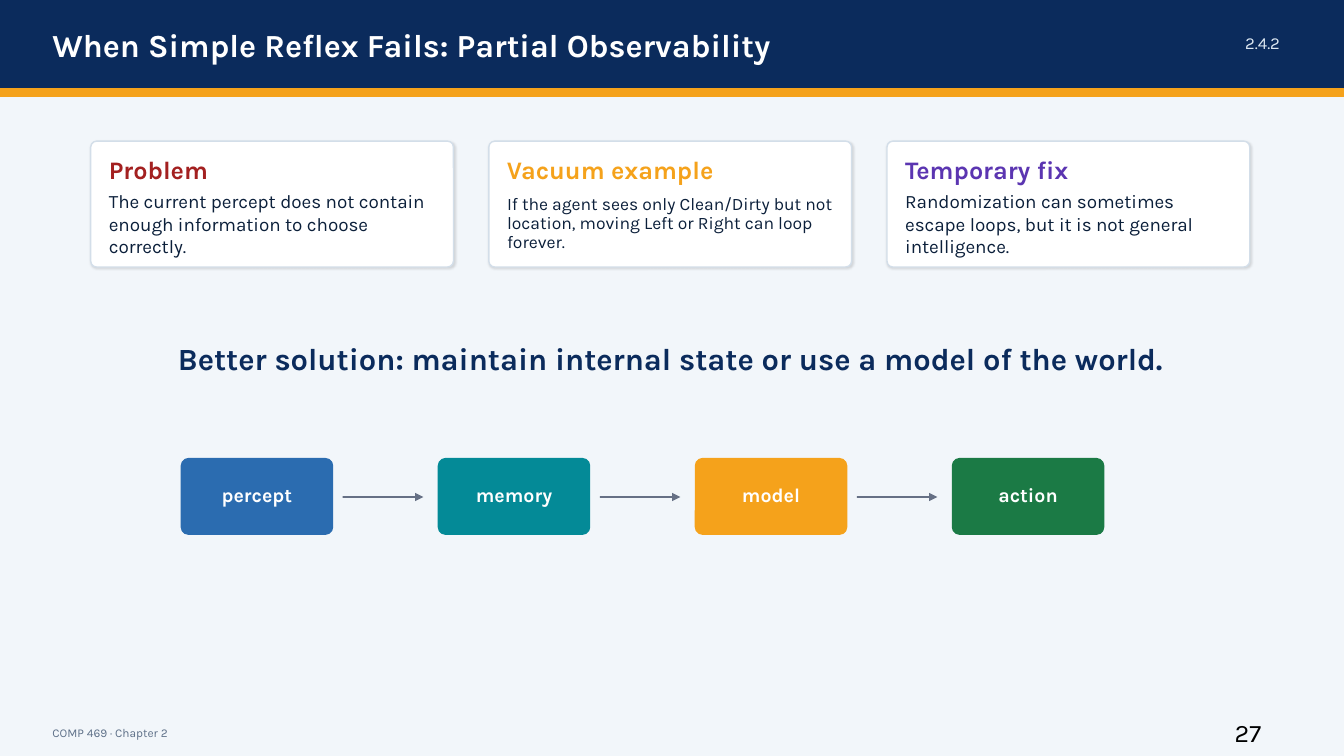
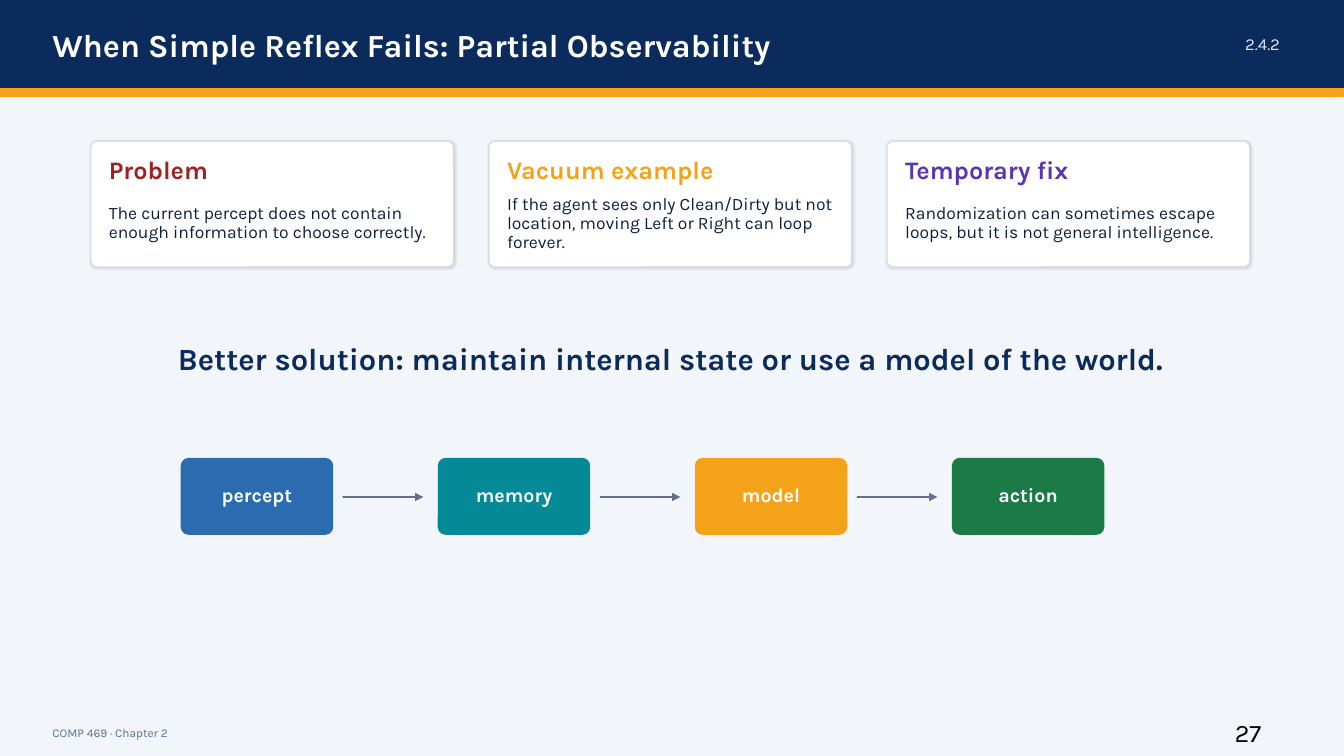
Before and after one commit to DrNatas/Comp_469, a slide deck: slide 31 of Fall 2026/L02 - Intelligent Agents/Chapter 2 - Intelligent Agents.pptx (slide 33 before the commit). Drawn at 1344x756 pixels with LibreOffice and Linux fonts; fonts in the diff are those of the drawing. Boxes give left, top, right and bottom in pixels: in the first picture for what was removed or moved away, otherwise in the second. Text is boxed around its words. In the diff, an @@ line names an element or a change of style, - is before the commit and + after.

```diff
--- a/Fall 2026/L02 - Intelligent Agents/Chapter 2 - Intelligent Agents.pptx
+++ b/Fall 2026/L02 - Intelligent Agents/Chapter 2 - Intelligent Agents.pptx
@@ text "The current percept does not ..." at [109,207,426,243]: size 13.5 to 12.5 pt; line spacing 1 to 0.9 @@
@@ text "Randomization can sometimes escape loops, ..." at [905,207,1215,243]: size 13.5 to 12.5 pt; line spacing 1 to 0.9 @@
```
Also in this commit, not shown: 11 other slides changed, 2 slides removed, 31 other files.
